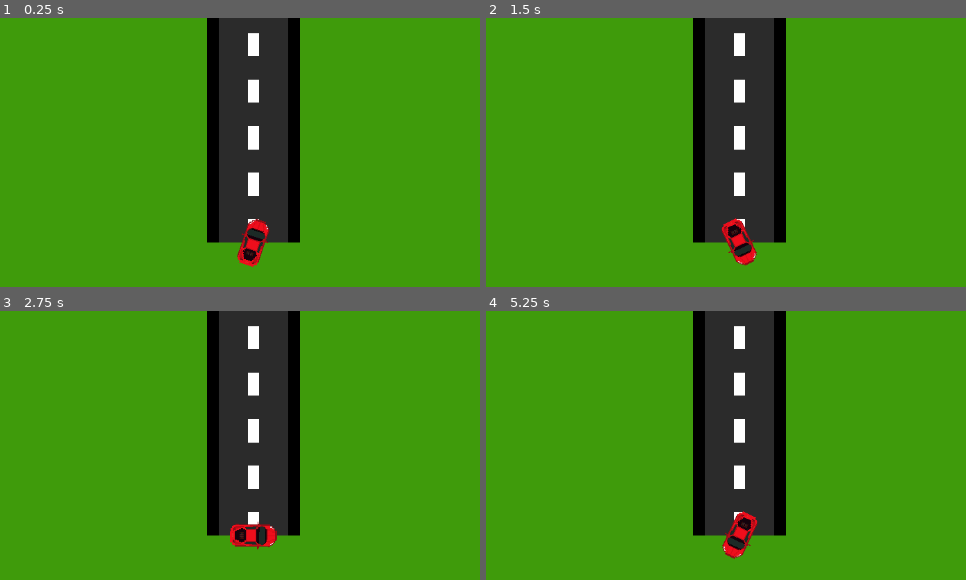
Above: before the commit, frames 1-4 (two rows, left to right).
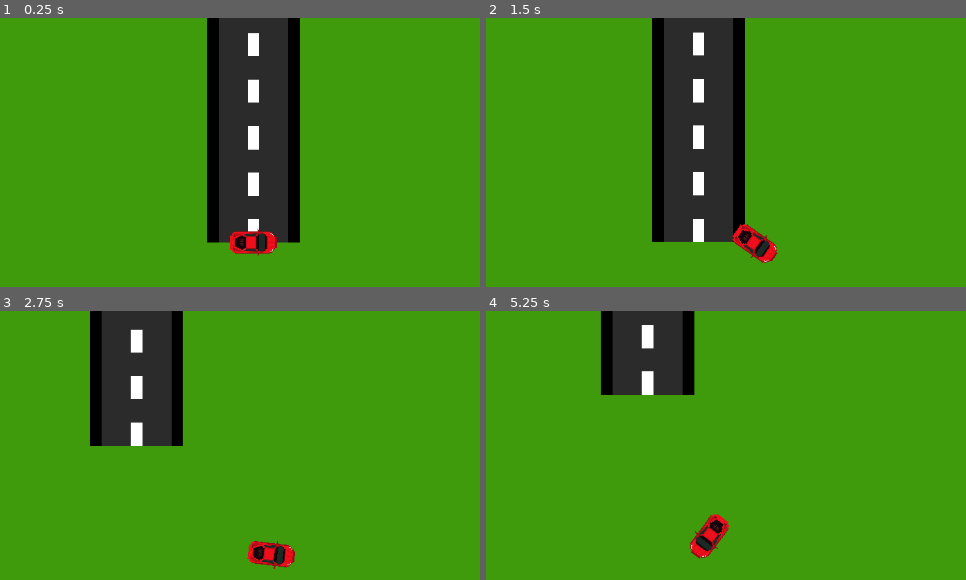
Above: after the commit, the same moments.

Repository: vindognz/RickAstleyDriving
Game: Godot game, scene res://scenes/car.tscn
The game is run twice, just before and just after one commit, with the same random seed, the same clock (stepped at 60 frames per second) and the same inputs. This scene is started directly instead of the project's main scene.
Inputs:
- Up to frame 1 (0.25 s): no input
- Up to frame 2 (1.5 s): tap Enter at 0.5 s; hold Right (right) 0.53-1.28 s; hold Shift (drift) 0.53-1.28 s; hold Down (reverse) from 1.28 s (still down); tap Shift (drift) at 1.35 s
- Up to frame 3 (2.75 s): release Down (reverse) at 2.03 s; hold Right (right) from 2.03 s (still down); hold Shift (drift) from 2.03 s (still down)
- Up to frame 4 (5.25 s): release Right (right) at 2.78 s; release Shift (drift) at 2.78 s; hold W (forward) 2.78-3.53 s; tap Shift (drift) at 2.85, 4.35 s; hold Shift (drift) 3.53-4.28 s; hold Left (left) 3.53-5.03 s; hold Down (reverse) from 5.03 s (still down); hold Shift (drift) from 5.03 s (still down)

The runs differ from the first frame. In frame 1, 1.0% of the frame differs, in the area x 47-58%, y 74-93%; in frame 2, 19%; in frame 3, 27%, in the area x 18-63%, y 0-96%; in frame 4, 23%.

Commit message:
fixed some stuff idrk

Diff:
--- a/scenes/car.tscn
+++ b/scenes/car.tscn
@@ -30,7 +30,3 @@
 [node name="Camera2D" type="Camera2D" parent="Car"]
 zoom = Vector2(0.7, 0.7)
 position_smoothing_enabled = true
-
-[node name="RayCast2D" type="RayCast2D" parent="Car"]
-position = Vector2(48, 1)
-target_position = Vector2(-96, 0)
--- /dev/null
+++ b/scenes/highwayTile.tscn
@@ -0,0 +1,11 @@
+[gd_scene format=3 uid="uid://cu3qgmpgj7kom"]
+
+[node name="Marker2D" type="Marker2D"]
+
+[node name="Sprite2D" type="Sprite2D" parent="."]
+
+[node name="BranchEnd" type="Marker2D" parent="Sprite2D"]
+
+[node name="Area2D" type="Area2D" parent="Sprite2D"]
+
+[node name="CollisionShape2D" type="CollisionShape2D" parent="Sprite2D/Area2D"]
--- a/scripts/player.gd
+++ b/scripts/player.gd
@@ -1,15 +1,14 @@
 extends RigidBody2D
 
 const SPEED = 5
-const t = 0.1
+const MAXt = 0.1
 
+var t = 0.1
 var lastRot = 0
 var lastDir = Vector2.UP
 var friction = 0.75
 
 func _process(delta: float) -> void:
-	if $RayCast2D.is_colliding():
-		print($RayCast2D.get_collider())
 	var direction := Input.get_vector("left", "right", "forward", "reverse")
 
 	if Input.is_action_pressed("drift"):
@@ -31,6 +30,7 @@
 	if lastRot - atan2(direction.y, direction.x) < -PI:
 		lastRot += 2*PI
 
+	t = min(linear_velocity.length() / 500, 1) * MAXt
 	rotation = lastRot * (1-t) + atan2(direction.y, direction.x) * t
 
 	lastRot = rotation
--- a/scripts/roadGenerator.gd
+++ b/scripts/roadGenerator.gd
@@ -6,8 +6,11 @@
 var newestBranch
 var batchNum = 0
 var corner = 50
-var lastCornerRight = false
+var rightCornerCount = 0
 var parentList = []
+
+# npc cars, wider highways (sometimes), gas stations, police, surface stuff, bg music, sound effects,
+# carpark that you spawn in facing the way you are forced to spawn in to make it act like im not bad at coding :)
 
 @onready var car: Node2D = $Car
 
@@ -18,7 +21,7 @@
 	if newestBranch != null:
 		if (newestBranch.global_position - car.transform.origin).length() < 1500:
 			batchNum += 1
-			genBatch(5)
+			genBatch(50)
 
 			if batchNum > 5:
 				parentList.pop_back().queue_free()
@@ -34,15 +37,27 @@
 			corner = 50
 			var tile = cornerTile.instantiate()
 			parent.add_child.call_deferred(tile)
-			if lastCornerRight:
-				tile.get_child(0).scale.y *= -1
-				tile.get_child(0).get_child(0).rotation = PI
-				tile.get_child(0).position.x = -24
+			print(rightCornerCount)
+			if rightCornerCount < 2 and rightCornerCount > -2:
+				if randi_range(0,2) == 0:
+					tile.get_child(0).scale.y *= -1
+					tile.get_child(0).get_child(0).rotation = PI
+					tile.get_child(0).position.x = -24
+					rightCornerCount -= 1
+				else:
+					rightCornerCount +=1
+			else:
+				if rightCornerCount == 2:
+					tile.get_child(0).scale.y *= -1
+					tile.get_child(0).get_child(0).rotation = PI
+					tile.get_child(0).position.x = -24
+					rightCornerCount -= 1
+				else:
+					rightCornerCount += 1
 
 			tile.global_position = newestBranch.global_position
 			tile.rotation = newestBranch.global_rotation
 			newestBranch = tile.get_child(0).get_child(0)
-			lastCornerRight = not lastCornerRight
 		else:
 			corner -= 1
 			var tile = straightTile.instantiate()
@@ -52,7 +67,6 @@
 			newestBranch = tile.get_child(0).get_child(0)
 
 func genBatch(length):
-	print("chur")
 	var parent = Node2D.new()
 	get_tree().root.add_child.call_deferred(parent)
 	parentList.push_front(parent)
Not shown, added: assets/roadTiles/highway.xcf
